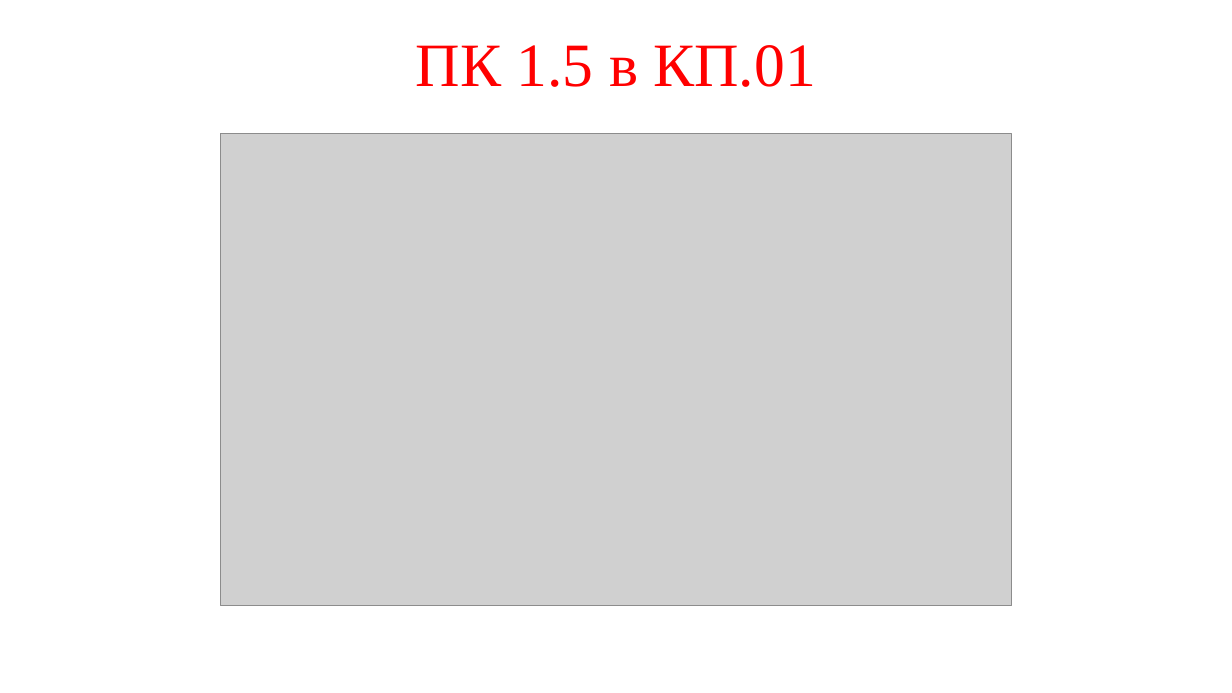
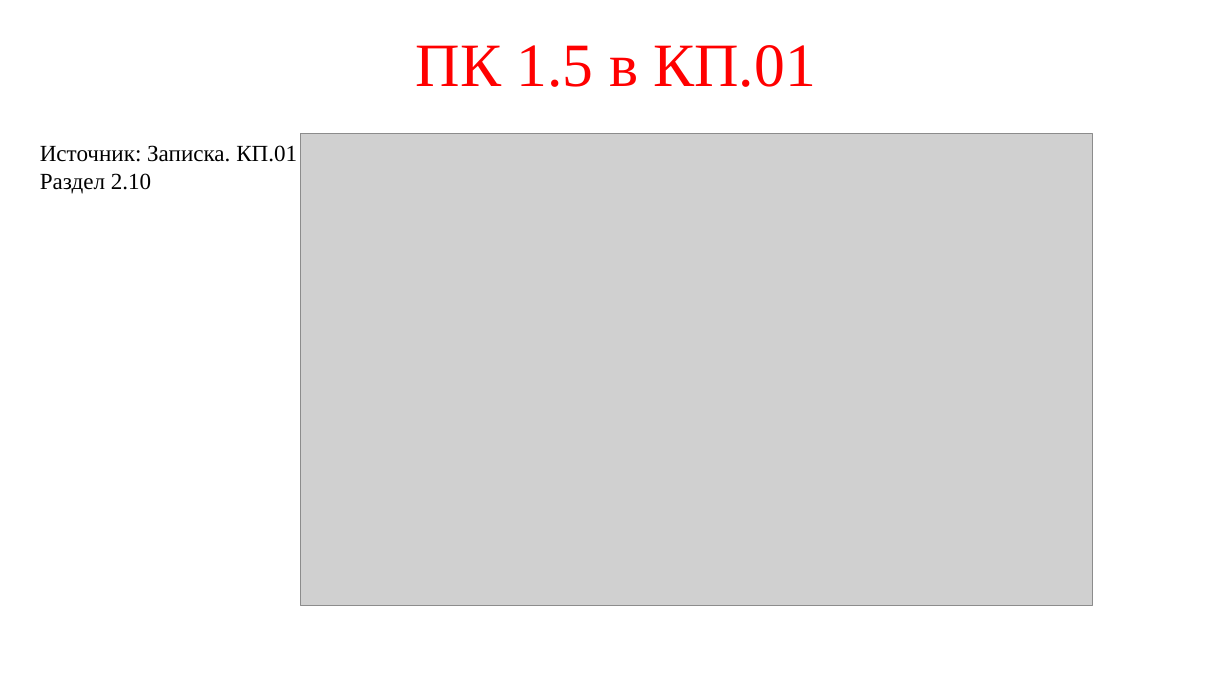
Before and after one commit to prog-kkkmt/p1-17, a slide deck: slide 11 of Модульный экзамен/ПМ.01.pptx. Drawn at 1232x693 pixels with LibreOffice and Linux fonts; fonts in the diff are those of the drawing; grey boxes stand for pictures. Boxes give left, top, right and bottom in pixels: in the first picture for what was removed or moved away, otherwise in the second. Text is boxed around its words. In the diff, an @@ line names an element or a change of style, - is before the commit and + after.

```diff
--- a/Модульный экзамен/ПМ.01.pptx
+++ b/Модульный экзамен/ПМ.01.pptx
@@ text added at bbox=[40, 145, 297, 194], 18 pt, text #000000 @@
+Источник: Записка. КП.01
+Раздел 2.10
@@ picture: place and size @@
-picture at bbox=[220, 134, 1012, 606]
+picture at bbox=[300, 134, 1092, 606]
```
Also in this commit, not shown: 12 other slides changed, 1 other file.
